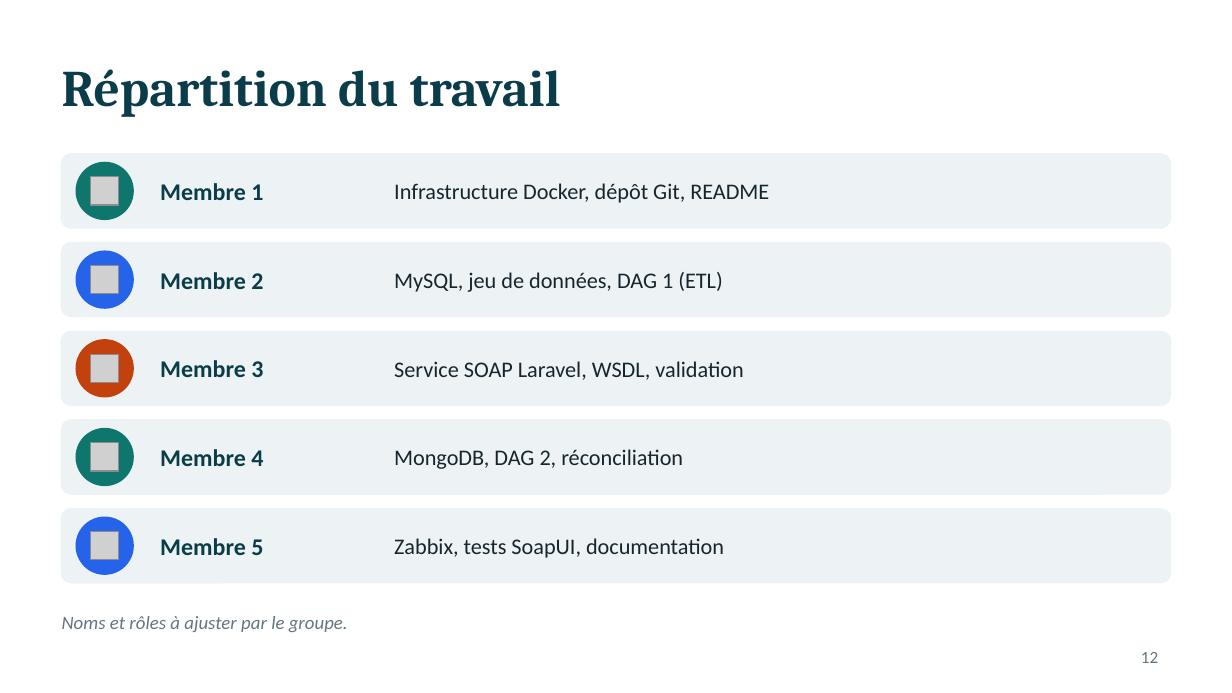
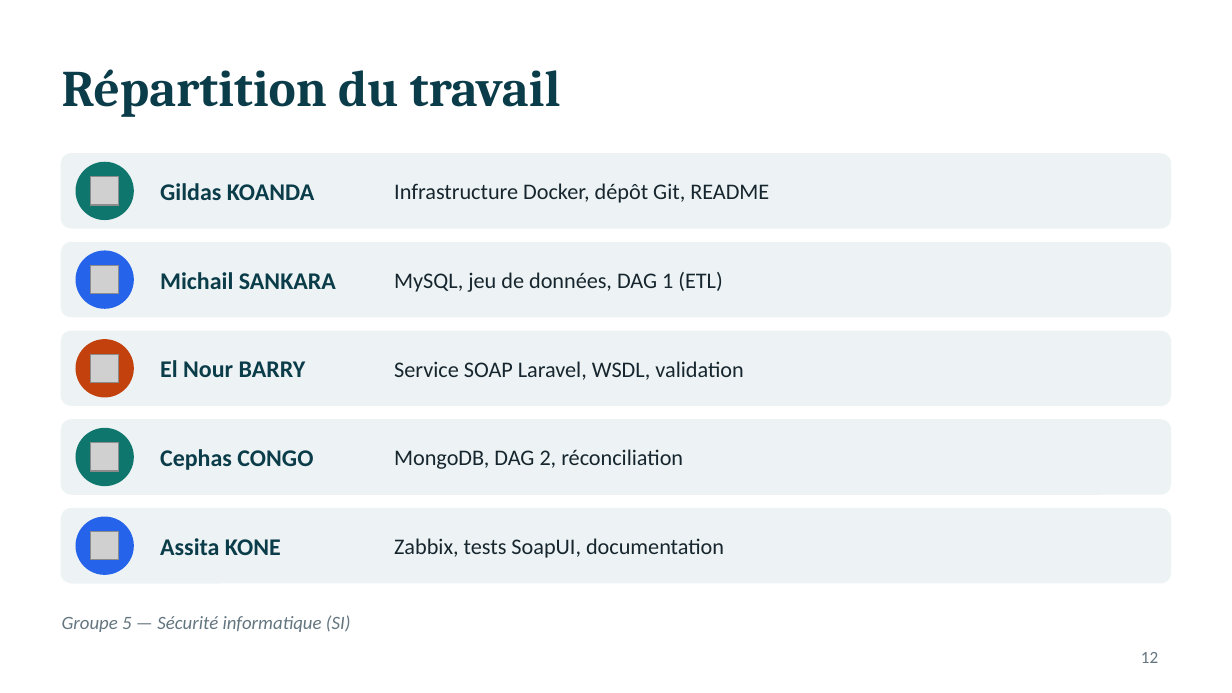
Before and after one commit to gildaskoanda/soap-clients-groupe5-si, a slide deck: slide 12 of presentation/PRESENTATION_SOAP_CLIENTS.pptx. Drawn at 1232x693 pixels with LibreOffice and Linux fonts; fonts in the diff are those of the drawing; grey boxes stand for pictures. Boxes give left, top, right and bottom in pixels: in the first picture for what was removed or moved away, otherwise in the second. Text is boxed around its words. In the diff, an @@ line names an element or a change of style, - is before the commit and + after.

Commit message:
Je restaure la documentation, et suppression des scripts qui sonthors sujet, ainsi que les noms des membres

```diff
--- a/presentation/PRESENTATION_SOAP_CLIENTS.pptx
+++ b/presentation/PRESENTATION_SOAP_CLIENTS.pptx
@@ text at [160, 183, 314, 200]: text changed @@
-Membre 1
+Gildas KOANDA
@@ text at [160, 272, 336, 289]: text changed @@
-Membre 2
+Michail SANKARA
@@ text at [160, 360, 306, 377]: text changed @@
-Membre 3
+El Nour BARRY
@@ text at [160, 449, 313, 470]: text changed @@
-Membre 4
+Cephas CONGO
@@ text at [160, 538, 281, 555]: text changed @@
-Membre 5
+Assita KONE
@@ text at [62, 615, 351, 632]: text changed @@
-Noms et rôles à ajuster par le groupe.
+Groupe 5 — Sécurité informatique (SI)
```
Also in this commit, not shown: 1 other slide changed, 12 other files.
